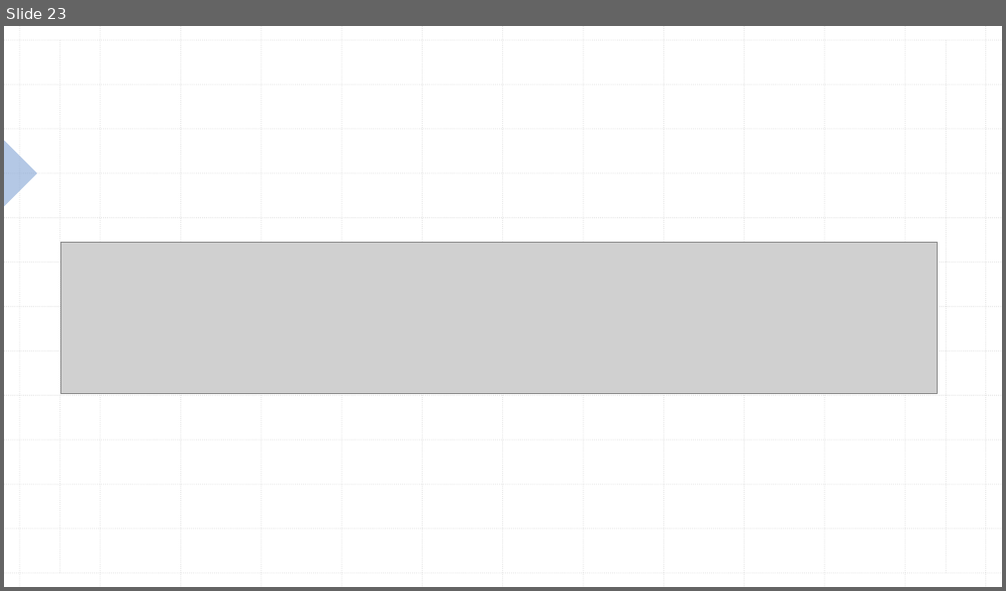
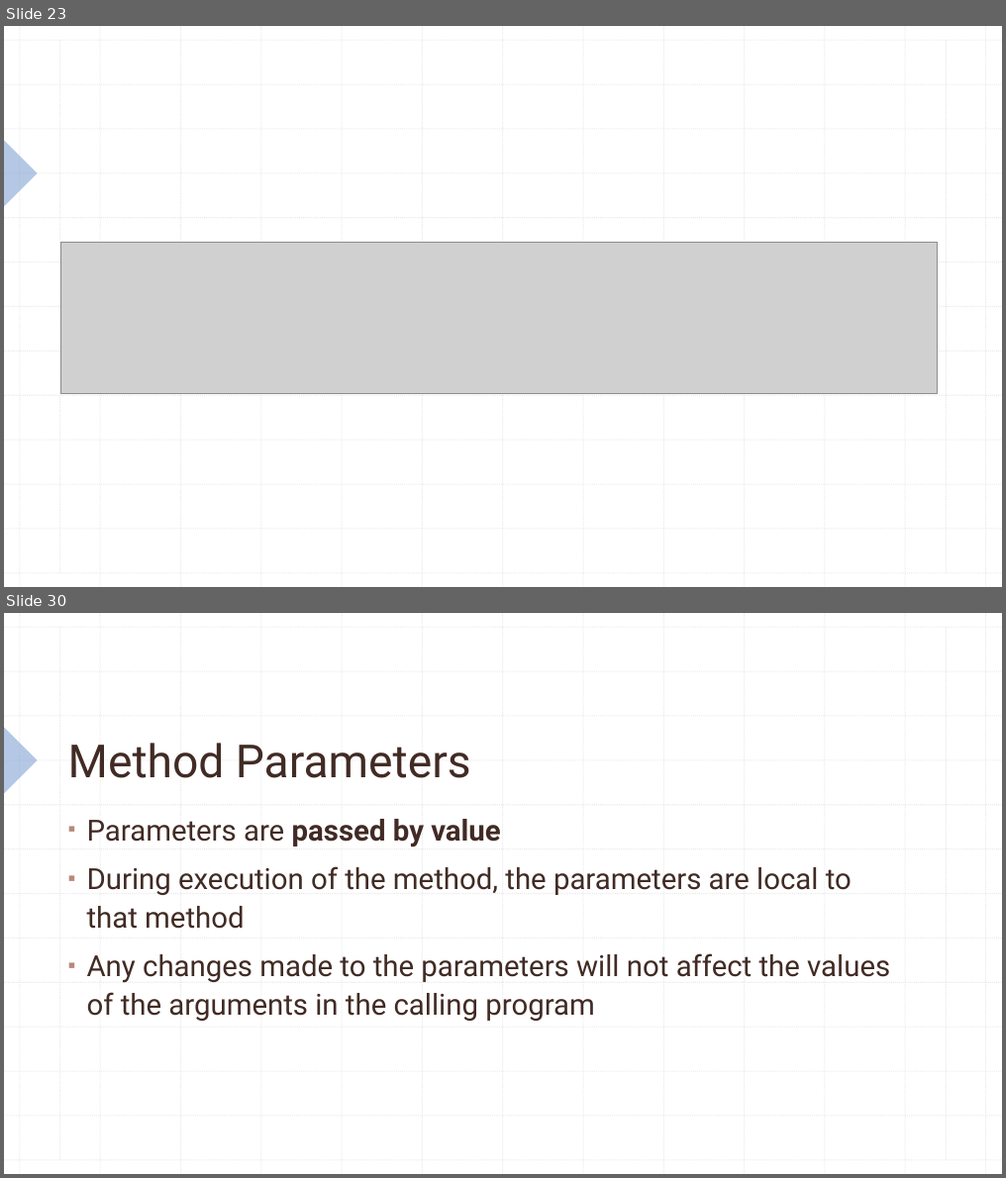
Before and after one commit to KarinaSang/Teaching, a slide deck: AP Java/Week3/Week3.pptx. Shown one above the other, each under a label of ours: slide 23 before the commit, slides 23 and 30 after it; the slides between them are not shown. The pictures are 1006x591 and 1006x1178 pixels, drawn with LibreOffice and Linux fonts; fonts in the diff are those of the drawing; grey boxes stand for pictures. Boxes give left, top, right and bottom in pixels: in the first picture for what was removed or moved away, otherwise in the second. Text is boxed around its words. In the diff, an @@ line names an element or a change of style, - is before the commit and + after.

```diff
--- a/AP Java/Week3/Week3.pptx
+++ b/AP Java/Week3/Week3.pptx
@@ slide 30 added at box(4, 613, 1002, 1174), background #FFFFFF; not listed: 29 template elements that a slide beside it also shows @@
@@ title added at box(68, 743, 471, 778), 44 pt, text #412B24 @@
+Method Parameters
@@ text added at box(87, 819, 890, 1021), 28 pt, text #412B24 @@
+▪ Parameters are passed by value
+▪ During execution of the method, the parameters are local to that method
+▪ Any changes made to the parameters will not affect the values of the arguments in the calling program
```
Also in this commit, not shown: 24 other slides added, 8 slides removed, 11 other files.
